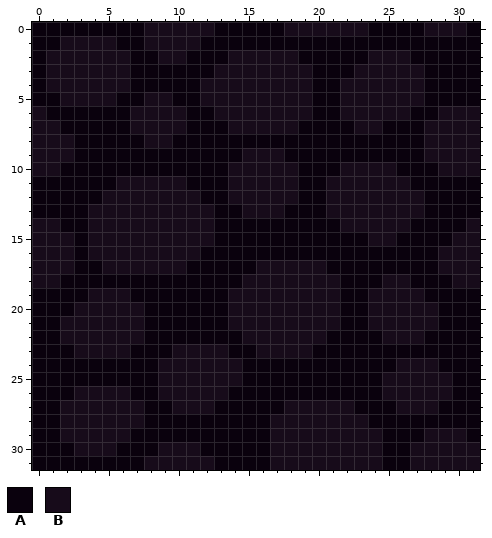
Two versions of one pixel-art file, assets/png/floor.aseprite. Above, as it was before the edit.
32x32 pixels, 1 frame.
Palette (. is transparent): A #0a010d  B #170b1a
Once edited:
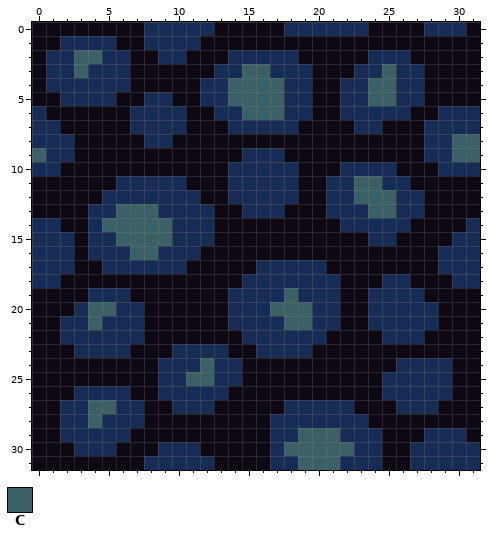
Colours new in this view: C #3b6166
Difference:
colour A: #0a010d -> #0d0812
colour B: #170b1a -> #162c54
y 2: x 3..4 BB -> CC
y 3: x 3 B -> C; x 15..16 BB -> CC; x 25 B -> C
y 4..5: x 14..17 BBBB -> CCCC; x 24..25 BB -> CC
y 6: x 15..17 BBB -> CCC
y 8: x 30..31 BB -> CC
y 9: x 0 B -> C; x 30..31 BB -> CC
y 11: x 23..24 BB -> CC
y 12: x 23..25 BBB -> CCC
y 13: x 6..8 BBB -> CCC; x 24..25 BB -> CC
y 14: x 5..9 BBBBB -> CCCCC
y 15: x 6..9 BBBB -> CCCC
y 16: x 7..8 BB -> CC
y 19: x 18 B -> C
y 20: x 4..5 BB -> CC; x 17..19 BBB -> CCC
y 21: x 4 B -> C; x 18..19 BB -> CC
y 24: x 12 B -> C; x 29 A -> B
y 25: x 11..12 BB -> CC
y 27: x 4..5 BB -> CC
y 28: x 4 B -> C
y 29: x 19..21 BBB -> CCC
y 30: x 18..22 BBBBB -> CCCCC
y 31: x 19..21 BBB -> CCC
